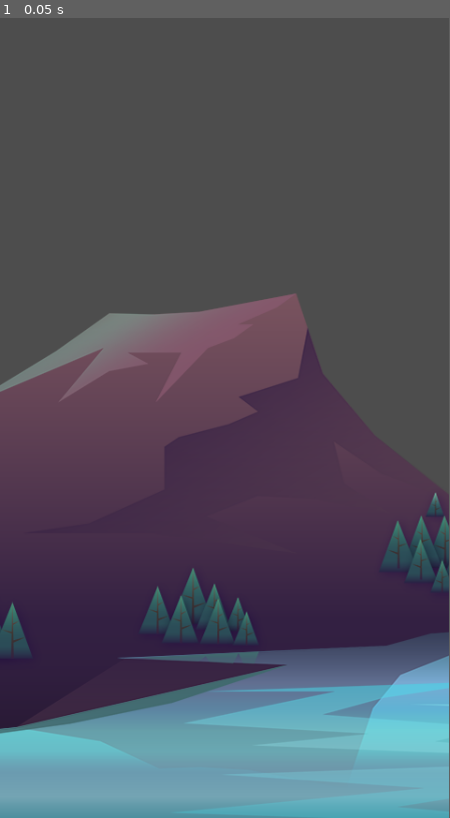
Above: before the commit, frame 1.
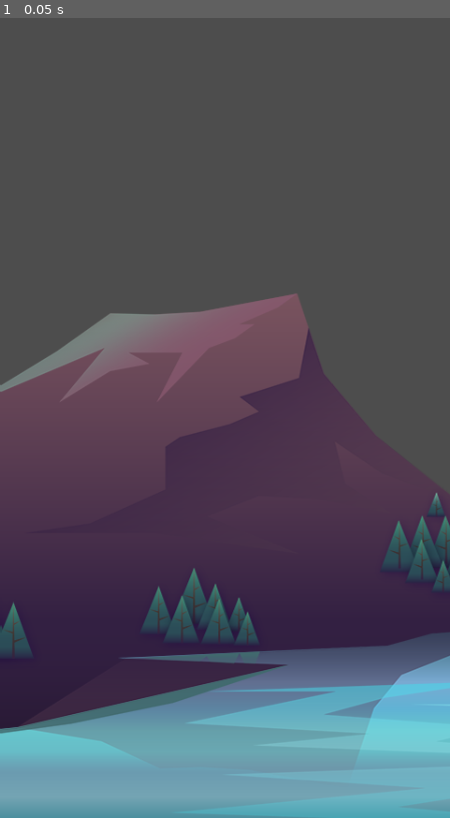
Above: after the commit, the same moment.

Repository: EmilyGreeen/UdemyGodotTappyPlane
Game: Godot game, scene res://scenes/game/game.tscn
Same seed, same stepped clock (60 frames per second), same inputs: the game is played once before the commit and once after it.
Inputs:
- Up to frame 1 (0.05 s): no input
In our replay, the window is 449x800 before the commit and 450x800 after it. These sizes can differ from the game's own. Grey fills any space a smaller window leaves; there, only what the larger window draws over its background counts as a difference.

The runs differ from the first frame. In frame 1, 0.4% of the frame differs, in the area x 0-100%, y 36-100%.

Commit message:
create plane scene and animation

Diff:
--- a/project.godot
+++ b/project.godot
@@ -19,6 +19,7 @@
 
 window/size/viewport_width=480
 window/size/viewport_height=854
+window/stretch/mode="canvas_items"
 
 [rendering]
 
--- /dev/null
+++ b/scenes/plane/plane.gd
@@ -0,0 +1,25 @@
+extends CharacterBody2D
+
+
+const SPEED = 300.0
+const JUMP_VELOCITY = -400.0
+
+
+func _physics_process(delta: float) -> void:
+	# Add the gravity.
+	if not is_on_floor():
+		velocity += get_gravity() * delta
+
+	# Handle jump.
+	if Input.is_action_just_pressed("ui_accept") and is_on_floor():
+		velocity.y = JUMP_VELOCITY
+
+	# Get the input direction and handle the movement/deceleration.
+	# As good practice, you should replace UI actions with custom gameplay actions.
+	var direction := Input.get_axis("ui_left", "ui_right")
+	if direction:
+		velocity.x = direction * SPEED
+	else:
+		velocity.x = move_toward(velocity.x, 0, SPEED)
+
+	move_and_slide()
--- /dev/null
+++ b/scenes/plane/plane.tscn
@@ -0,0 +1,20 @@
+[gd_scene load_steps=4 format=3 uid="uid://cxvu2j6mvf7sa"]
+
+[ext_resource type="Script" path="res://scenes/plane/plane.gd" id="1_2rfnk"]
+
+[sub_resource type="SpriteFrames" id="SpriteFrames_gt1w5"]
+
+[sub_resource type="RectangleShape2D" id="RectangleShape2D_lwmjo"]
+
+[node name="Plane" type="CharacterBody2D"]
+script = ExtResource("1_2rfnk")
+
+[node name="Sprite" type="AnimatedSprite2D" parent="."]
+sprite_frames = SubResource("SpriteFrames_gt1w5")
+
+[node name="CollisionShape2D" type="CollisionShape2D" parent="."]
+shape = SubResource("RectangleShape2D_lwmjo")
+
+[node name="AnimationPlayer" type="AnimationPlayer" parent="."]
+
+[node name="EngineSound" type="AudioStreamPlayer2D" parent="."]
